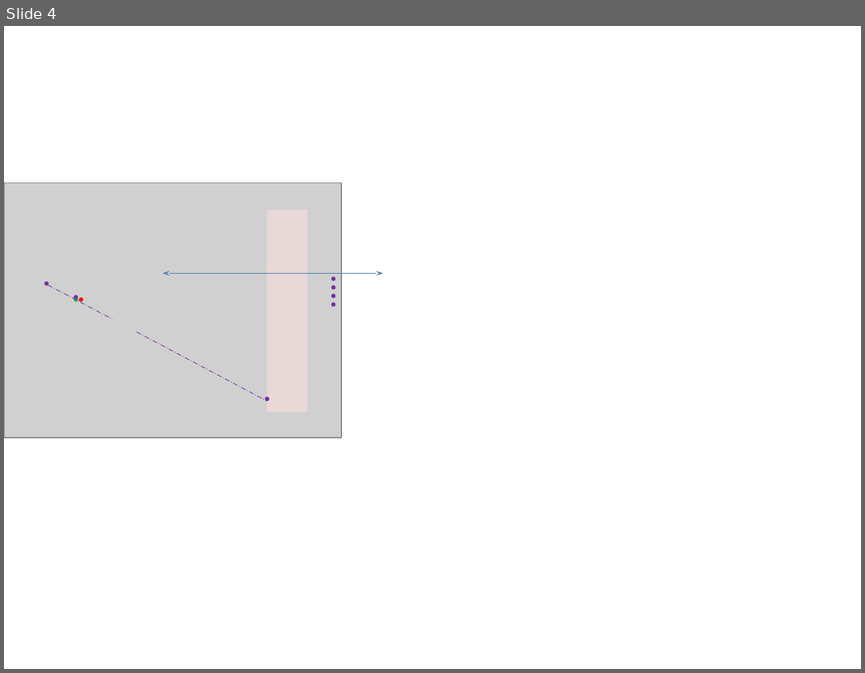
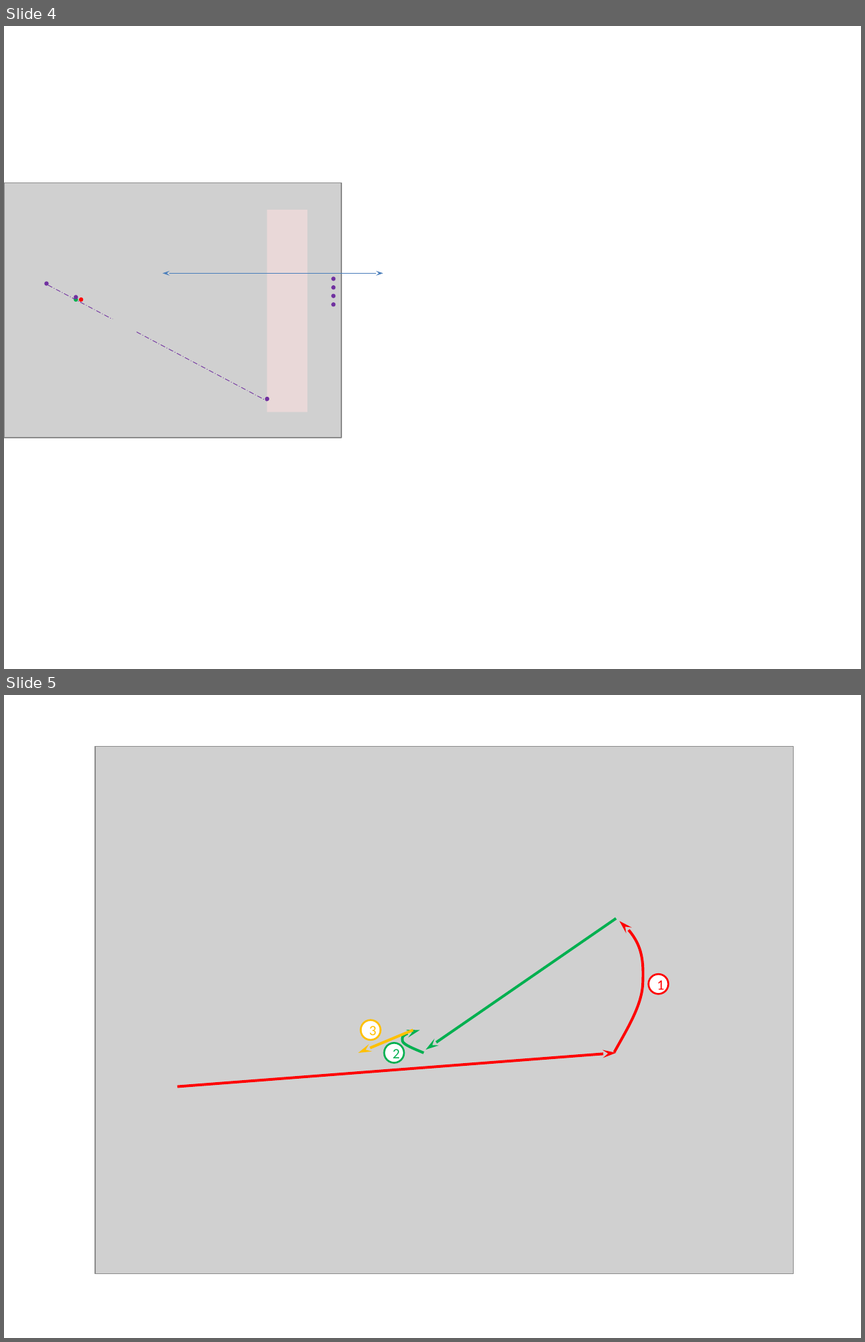
Before and after one commit to xpessoles/Informatique, a slide deck: CI_03_SimulationNumerique/02_ProblemesStationnaires/Cours/images/Figures.pptx. Shown one above the other, each under a label of ours: slide 4 before the commit, slides 4 and 5 after it. The pictures are 865x673 and 865x1342 pixels, drawn with LibreOffice and Linux fonts; fonts in the diff are those of the drawing; grey boxes stand for pictures. Boxes give left, top, right and bottom in pixels: in the first picture for what was removed or moved away, otherwise in the second. Text is boxed around its words. In the diff, an @@ line names an element or a change of style, - is before the commit and + after.

```diff
--- a/CI_03_SimulationNumerique/02_ProblemesStationnaires/Cours/images/Figures.pptx
+++ b/CI_03_SimulationNumerique/02_ProblemesStationnaires/Cours/images/Figures.pptx
@@ slide 5 added at (4, 695, 861, 1338), background #FFFFFF @@
@@ picture added at (95, 747, 793, 1273) @@
@@ arrow added from (616, 919) to (426, 1050), #00B050 2.25 pt @@
@@ freeform shape added at (614, 921, 643, 1052), outline #FF0000 2.25 pt @@
@@ ellipse added at (649, 974, 668, 994), fill #FFFFFF, outline #FF0000 1.5 pt, 12 pt, text #FF0000 @@
+1
@@ ellipse added at (360, 1020, 380, 1040), fill #FFFFFF, outline #FFC000 1.5 pt, 12 pt, text #FFC000 @@
+3
@@ arrow added from (413, 1030) to (358, 1052), #FFC000 2.25 pt @@
@@ freeform shape added at (402, 1030, 424, 1053), outline #00B050 2.25 pt @@
@@ arrow added from (177, 1087) to (616, 1052), #FF0000 2.25 pt @@
@@ ellipse added at (384, 1043, 404, 1063), fill #FFFFFF, outline #00B050 1.5 pt, 12 pt, text #00B050 @@
+2
```
Also in this commit, not shown: 22 other files.
